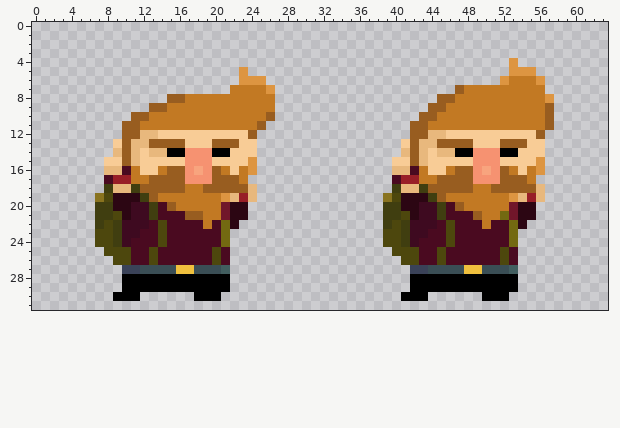
Edited in one commit: pixel-art sprite (images/player/falling.png). The picture above is the old version.
The file is 64x32 pixels.
And afterwards:
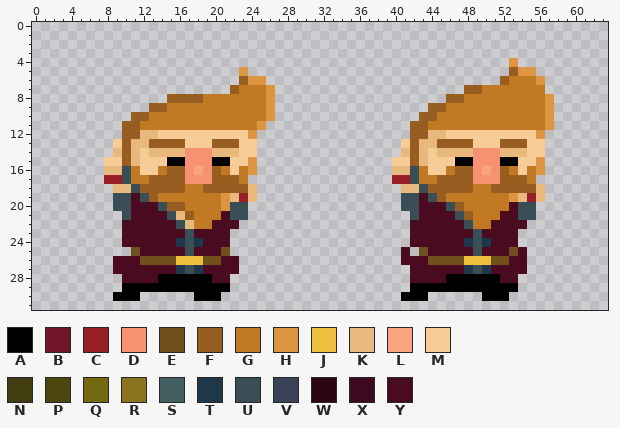
Palette (. is transparent): A #000000  B #71162a  C #981e27  D #f69271  E #72501d  F #985d20  G #c27923  H #dd9541  J #efc03e  K #e8b87d  L #f8a47e  M #f8cc96  N #403e10  P #4d470d  Q #736911  R #89731f  S #425e5f  T #1e3749  U #3a4e55  V #3a4258  W #2c0613  X #3e0a20  Y #4a0a20
Edits made:
@@ x 0..63 @@
  4 .....................................................H..........
- 5 .......................H.............................HHH........
- 6 .......................HHH..........................HGGGH.......
- 7 ......................GGGGH....................FGGGGGGGGG.......
- 8 ...............FFGGGGGGGGGG..................FFGGGGGGGGGGH......
- 9 .............FFGGGGGGGGGGGG.................FFGGGGGGGGGGGF......
-10 ...........FFGGGGGGGGGGGGGF................FFGGGGGGGGGGGGF......
-11 ..........FFGGGGGGGGGGGGGF................FFGGGGGGGGGGGGGF......
-12 ..........FFKKMMMMMMMMMMF.................FFKKMMMMMMMMMMF.......
+ 5 .......................H.............................FHH........
+ 6 .......................FHH..........................FGGGH.......
+ 7 ......................FGGGH.....................FFGGGGGGG.......
+ 8 ...............FFFFGGGGGGGH...................FFGGGGGGGGGH......
+ 9 .............FFGGGGGGGGGGGH.................FFGGGGGGGGGGGH......
+10 ...........FFGGGGGGGGGGGGGH................FFGGGGGGGGGGGGH......
+11 ..........FFGGGGGGGGGGGGGH................FFGGGGGGGGGGGGGH......
+12 ..........FFKKMMMMMMMMMMH.................FFKKMMMMMMMMMMH.......
 13 .........MFKKFFFFMMMFFFMM................MFKKFFFFMMMFFFMM.......
-14 .........KFKMKKAADDDAAMMM................KFKMKKAADDDAAMMM.......
-15 ........MMFKMMMMMDDDMMMMH...............MMFKMMMMMDDDMMMMH.......
-16 ........KKYGMMGFFDLDFGMGH...............KKYGMMGFFDLDFGMGH.......
-17 ........YCCGGFFFFDDDFFFG................YCCGGFFFFDDDFFFG........
-18 ........NKKNFFFFFGGFFFFFK...............NKKNFFFFFGGFFFFFK.......
-19 .......RPWWWNFGGGGGGGHKCK..............RPWWWNFGGGGGGGHKCK.......
-20 .......NNWWXXNYFGGGGGBWW...............NNWWXXNYFGGGGGBWW........
-21 .......NNPWXXNYYYFFGGBWW...............NNPWXXNYYYFGGQBWW........
-22 .......NPNXXXYPYYYYGYQW................NPNXXXYPYYYGYYQW.........
-23 .......PPNXXYYPYYYYYYQ.................PPNXXYYPYYYYYYQ..........
-24 .......PPNXYYYPYYYYYYQ.................PPNXYYYPYYYYYYQ..........
-25 ........PPPYYPYYYYYYPY..................PPPYYPYYYYYYPY..........
-26 .........PPYYPYYYYYYPY...................PPYYPYYYYYYPY..........
-27 ..........VVUUUUJJUUUS....................VVUUUUJJUUUS..........
-28 ..........AAAAAAAAAAAA....................AAAAAAAAAAAA..........
+14 .........KFKMKKKKDDDKKKMM................KFKMKKKKDDDKKKMM.......
+15 ........MMFKMMMAADDDAAMMH...............MMFKMMMAADDDAAMMH.......
+16 ........KKUGMMGFFDLDFGMGH...............KKUGMMGFFDLDFGMGH.......
+17 ........CCUGGFFFFDDDFFFG................CCUGGFFFFDDDFFFG........
+18 .........KKUFFFFFGGFFFFFK................KKUFFFFFGGFFFFFK.......
+19 .........UUYUFGGGGGGGHKCK................UUYUFGGGGGGGHKCK.......
+20 .........UUYYYUFFGGGGHUU.................UUYYYUFGGGGGYUU........
+21 ..........UYYYYUKFGGGYUU..................UYYYYUFGGGYYUU........
+22 ..........YYYYYYUKGGYYY...................YYYYYYUGGYYYY.........
+23 ..........YYYYYYYUYYYY....................YYYYYYYUYYYY..........
+24 ..........YYYYYYTUTYYY....................YYYYYYTUTYYY..........
+25 ...........EYYYYYUYYYE...................Y.EYYYYYUYYYEY.........
+26 .........YYYEEEEJJJEEYY..................YYYEEEEJJJEEYY.........
+27 .........YYYYYYYTUTYYYY...................YYYYYYTUTYYYY.........
+28 ..........YYYYAAAAAAYY....................YYYYAAAAAAYY..........
 29 ..........AAAAAAAAAAAA....................AAAAAAAAAAAA..........
Changed places in both pictures, as pixel boxes (x1, y1, x2, y2):
changed: (437, 67, 518, 103)
changed: (95, 76, 275, 283)
changed: (383, 103, 554, 283)
